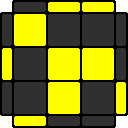
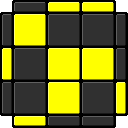
Layer changes from the first 128×128 image to the second:
painted on "color" over (2, 2, 126, 126)
